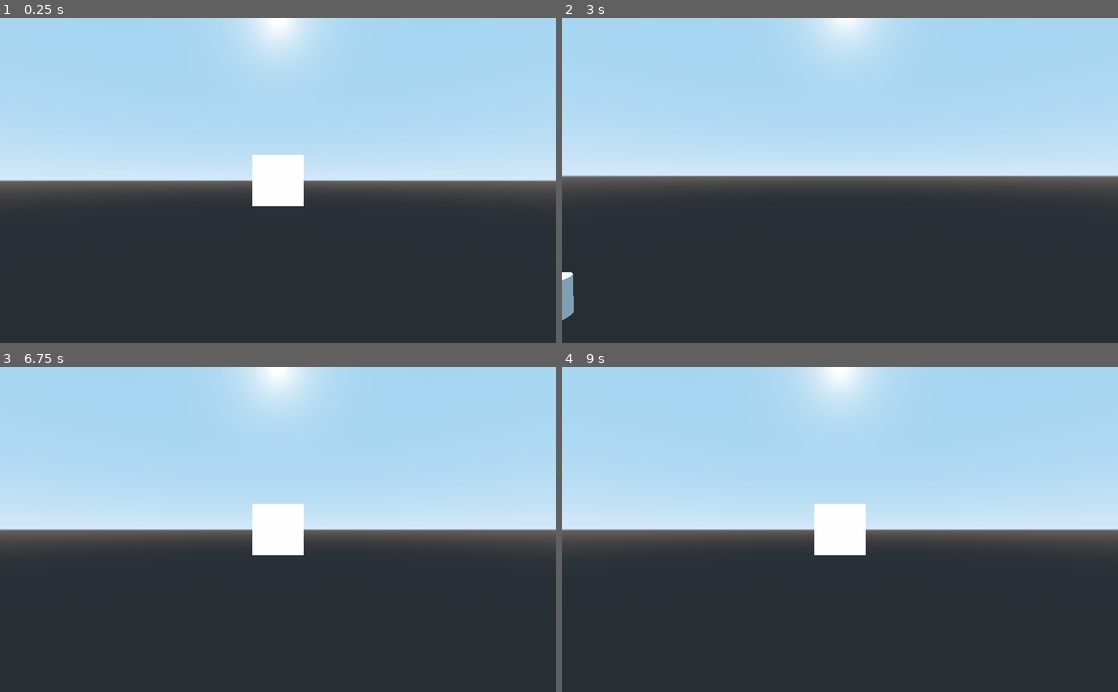
Above: before the commit, frames 1-4 (two rows, left to right).
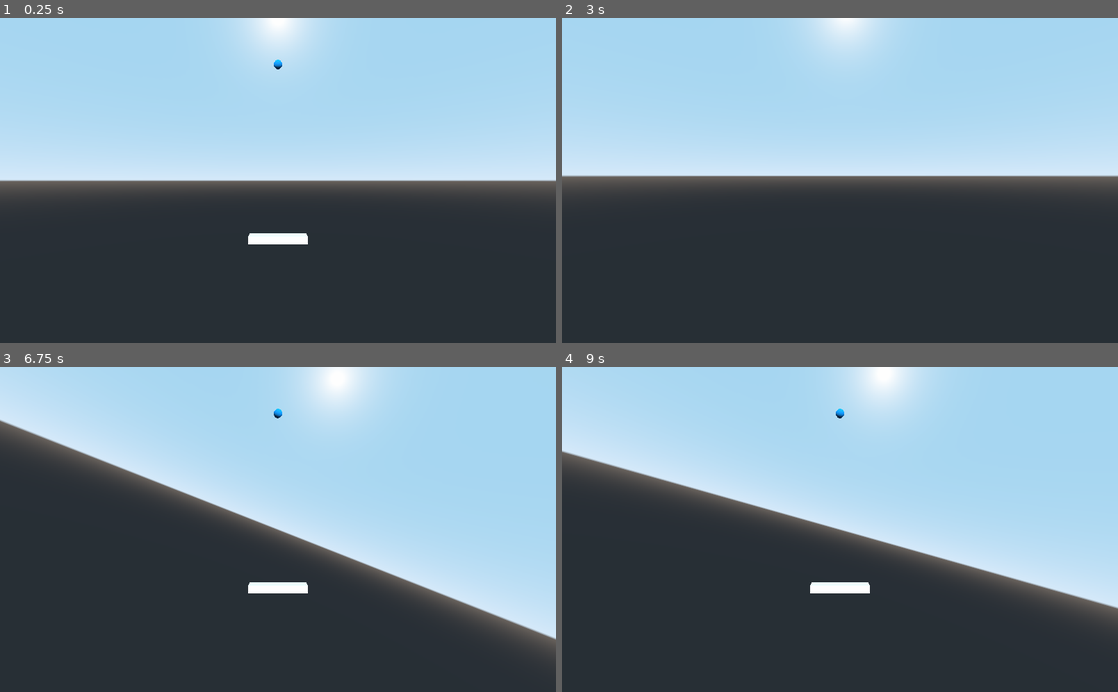
Above: after the commit, the same moments.

Repository: teratron/treaker
Game: Godot game, scene res://src/Main.tscn
The game is run twice, just before and just after one commit, with the same random seed, the same clock (stepped at 60 frames per second) and the same inputs.
Inputs (mouse positions are in pixels of both pictures, inside the frame that each line leads up to):
- Up to frame 1 (0.25 s): no input
- Up to frame 2 (3 s): tap Enter at 0.5, 2.75 s; move the mouse to (867, 180) at 0.52 s; hold W (move_forward) from 0.53 s (still down); tap C every 0.75 s from 0.6 to 2.85 s; move the mouse to (812, 180) at 1.27 s; tap Space (move_up) at 2 s; move the mouse to (851, 174) at 2.02 s; move the mouse to (834, 187) at 2.77 s
- Up to frame 3 (6.75 s): tap Space (move_up) at 3.5, 5 s; move the mouse to (316, 532) at 3.52 s; tap C every 0.75 s from 3.6 to 6.6 s; tap Enter at 4.25 s; move the mouse to (233, 526) at 4.27 s; move the mouse to (283, 529) at 5.02 s; move the mouse to (255, 523) at 5.77 s; release W (move_forward) at 5.78 s; hold D (move_right) 5.78-6.53 s; move the mouse to (305, 529) at 6.52 s; hold W (move_forward) from 6.53 s (still down)
- Up to frame 4 (9 s): move the mouse to (812, 529) at 7.27 s; tap C at 7.35, 8.1, 8.85 s; move the mouse to (851, 523) at 8.02 s; move the mouse to (834, 536) at 8.77 s; release W (move_forward) at 8.78 s; hold A (move_left) from 8.78 s (still down)

The runs differ from the first frame. In frame 1, 1.9% of the frame differs, in the area x 44-56%, y 12-70%; in frame 2, 0.3%; in frame 3, 30%, in the area x 0-100%, y 0-90%; in frame 4, 22%.
Error before the commit: Parse Error: Expected identifier as member (res://src/player/Player.gd:67)

Commit message:
Update Player

Diff:
--- a/app/src/debug/CameraFloat.gd
+++ b/app/src/debug/CameraFloat.gd
@@ -2,7 +2,7 @@
 
 
 const MOUSE_SENSITIVITY = 0.002
-const MOVE_SPEED = 0.6
+const MOVE_SPEED = 0.8
 
 var rotate   = Vector3()
 var velocity = Vector3()
@@ -23,7 +23,7 @@
 		Input.get_action_strength("move_up")       - Input.get_action_strength("move_down"),
 		Input.get_action_strength("move_backword") - Input.get_action_strength("move_forward")
 	)
-
+	#prints(motion, motion.normalized())
 	if motion != Vector3.ZERO:
 		velocity += MOVE_SPEED * delta * transform.basis.xform(motion.normalized())
 		velocity *= 0.85
--- a/app/src/player/Paddle.tscn
+++ b/app/src/player/Paddle.tscn
@@ -6,7 +6,7 @@
 [sub_resource type="CubeMesh" id=2]
 size = Vector3( 4, 0.5, 1 )
 
-[node name="Paddle" type="RigidBody"]
+[node name="Paddle" type="StaticBody"]
 
 [node name="CollisionShape" type="CollisionShape" parent="."]
 shape = SubResource( 1 )
--- a/app/src/player/Player.gd
+++ b/app/src/player/Player.gd
@@ -1,20 +1,6 @@
 extends Spatial
 
 
-const MOUSE_SENSITIVITY = 0.002
-const MOVE_SPEED = 0.6
-
-var distance: float = 10
-var radius: float = 12
-var angle: float = 5
-
-var angularVelocity = 5
-var angularAcceleration
-var rotationSpeed
-var isCenterLook: bool = false
-
-var center: Vector3
-var angle_pos  = Vector3()
 var velocity  = Vector3()
 #var actionMap = ActionMap.new()
 var actionList = [
@@ -45,17 +31,24 @@
 	}
 ]
 
+var angularVelocity: float = 0.5
+var radiusPaddle:    float = 12
+var radiusCamera:    float = 8
+var distanceCamera:  float = 16
+var isCenterLook:    bool  = false
+
+onready var rotor  = $Rotor
+onready var paddle = $"Rotor/Paddle"
+onready var camera = $"Rotor/Camera"
+
 
 func _init():
 	Global.actionMap.addActionMapList(actionList)
-	center = Vector3(0, radius, -distance)
-
 
 
 func _ready():
-	var t = $Rotor.transform
-	prints(t.basis, t.origin)
-	#print(get_viewport().get_children())
+	paddle.transform.origin = Vector3(0, -radiusPaddle, 0)
+	camera.transform.origin = Vector3(0, -radiusCamera, distanceCamera)
 	pass
 
 
@@ -64,37 +57,22 @@
 	pass
 
 
-var rotor = Transform().
+func _process(delta):
+	if Input.is_action_pressed("move_right") || Input.is_action_pressed("move_left"):
+		var motion = Vector3(Input.get_action_strength("move_right") - Input.get_action_strength("move_left"), 0, 0)
 
-func _process(delta):
-#	var strengthLeft  = Input.get_action_strength("move_left")
-#	var strengthRight = Input.get_action_strength("move_right")
-	#var motion = Vector3(Input.get_action_strength("move_right") - Input.get_action_strength("move_left"), 0, 0)
+		if motion != Vector3.ZERO:
+			#prints(motion, motion.normalized())
 
-
+			#rotor.transform.basis *= Basis(Vector3(0, 0, 1), angularVelocity * delta)
+			rotor.transform.basis = rotor.transform.basis.rotated(Vector3(0, 0, 1), angularVelocity * delta * motion.x)
+			#rotor.global_rotate(Vector3(0, 0, 1), delta * motion.x)
 
 	#transform.basis = Basis(Vector3(0, 0, 1), MOVE_SPEED * PI*delta) * transform.basis
-
-	#if motion != Vector3.ZERO:
-	transform.basis = Basis(Vector3(0, 0, 1), MOVE_SPEED * PI*delta) * transform.basis
-
 	#transform.basis = transform.basis.rotated(Vector3(0, 0, 1), MOVE_SPEED * PI*delta)
-
 	#rotate(Vector3(1, 0, 0), PI*delta)
 	#rotate_x(PI)
-
 	#rotate_object_local(Vector3(0, 0, 1), MOVE_SPEED * PI*delta)
 
-
-	#print(angle_pos)
-	#angle_pos += angle * delta * motion.normalized()
-
-	#velocity += MOVE_SPEED * delta * motion
-	#velocity += velocity.rotated(Vector3(0,0,1), deg2rad(angle * delta)) * motion.normalized()
-
-
-	#velocity *= 0.85
-	#translation += velocity
-
 	if isCenterLook:
-		$"Rotor/Camera".look_at(center, Vector3(0, 1, 0))
+		camera.look_at(rotor.transform.origin, Vector3(0, 0, 1))
--- a/app/src/player/Player.tscn
+++ b/app/src/player/Player.tscn
@@ -1,8 +1,18 @@
-[gd_scene load_steps=4 format=2]
+[gd_scene load_steps=6 format=2]
 
 [ext_resource path="res://src/player/Player.gd" type="Script" id=1]
 [ext_resource path="res://src/player/Paddle.tscn" type="PackedScene" id=2]
 [ext_resource path="res://src/player/Ball.tscn" type="PackedScene" id=3]
+
+[sub_resource type="SpatialMaterial" id=2]
+albedo_color = Color( 0, 0.623529, 1, 1 )
+
+[sub_resource type="SphereMesh" id=1]
+material = SubResource( 2 )
+radius = 0.3
+height = 0.6
+radial_segments = 8
+rings = 8
 
 [node name="Player" type="Spatial"]
 script = ExtResource( 1 )
@@ -18,3 +28,7 @@
 
 [node name="Ball" parent="." instance=ExtResource( 3 )]
 visible = false
+
+[node name="Center" type="MeshInstance" parent="."]
+mesh = SubResource( 1 )
+material/0 = null
--- a/app/src/world/World.tscn
+++ b/app/src/world/World.tscn
@@ -1,24 +1,17 @@
-[gd_scene load_steps=5 format=2]
+[gd_scene load_steps=4 format=2]
 
 [ext_resource path="res://src/debug/Debug.tscn" type="PackedScene" id=1]
 [ext_resource path="res://src/player/Player.tscn" type="PackedScene" id=2]
 [ext_resource path="res://src/world/World.gd" type="Script" id=3]
 
-[sub_resource type="CubeMesh" id=1]
-
 [node name="World" type="Spatial"]
 script = ExtResource( 3 )
 
 [node name="Player" parent="." instance=ExtResource( 2 )]
-transform = Transform( 1, 0, 0, 0, 1, 0, 0, 0, 1, 0, 0, 10 )
 
 [node name="Debug" parent="." instance=ExtResource( 1 )]
 process_priority = 1
 transform = Transform( 1, 0, 0, 0, 1, 0, 0, 0, 1, 20.2528, 0, 11 )
 
-[node name="MeshInstance" type="MeshInstance" parent="."]
-mesh = SubResource( 1 )
-material/0 = null
-
 [node name="DirectionalLight" type="DirectionalLight" parent="."]
 transform = Transform( 1, 0, 0, 0, 0.866025, 0.5, 0, -0.5, 0.866025, 0, 9, 6 )
Not shown, changed: Makefile
